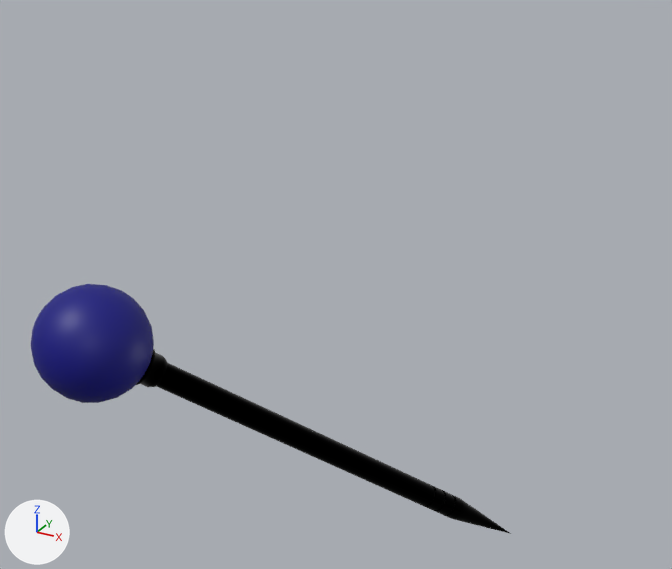
What one commit did to the glTF model public/pin/NAVY.glb.
Camera for both pictures: a 50 mm lens placed at (4.53, -18.08, 14.7), pointed at (-3.75, -3.03, 7.18). Lighting does not change. The marker at lower left points along +X, +Y and +Z. Vertices at the same position are counted once.

Objects in the first picture: 'Ball_Holder_2', 'Needle_2', 'Sphere'.
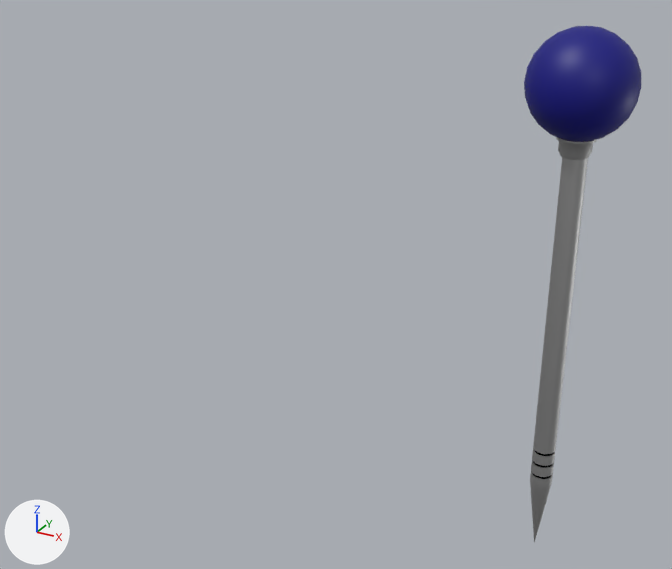
ob_pin is not drawn itself; it is the parent of ob_ball, ob_ball_holder, ob_needle.

Changed parts and their boxes [x1, y1, x2, y2] in the pictures (672 x 569 px):
'Sphere', moved, turned
    before: [31, 284, 154, 403]
    after: [524, 26, 641, 142]
'Needle_2', recoloured, moved, turned
    before: [156, 363, 511, 534]
    after: [530, 157, 588, 542]
'Ball_Holder_2', recoloured, moved, turned
    before: [136, 348, 167, 387]
    after: [556, 137, 596, 160]

Patch to the scene script:
```diff
--- a/public/pin/NAVY.glb.py
+++ b/public/pin/NAVY.glb.py
@@ mat_chrome_016 @@
+mat_chrome_016 = principled_material('Chrome.016')
+mat_chrome_016.base_color = (0.527, 0.527, 0.527)  # light grey #c0c0c0
+mat_chrome_016.metallic = 1.0
@@ me_mesh_001 @@
 me_mesh_001.from_pydata(...)  # 290 vertices, 576 faces; spans x -38.4..38.4, y -39.5..-1.1, z -38.4..38.4
-me_mesh_001.materials.append(mat_chrome)  # black #000000
+me_mesh_001.materials.append(mat_chrome_016)  # light grey #c0c0c0
@@ me_mesh @@
 me_mesh.from_pydata(...)  # 1586 vertices, 3168 faces; spans x -25.0..25.0, y 0.0..1118.0, z -25.0..25.0
 # used by ob_needle_2; parent = ob_needle; location = (0.0, 0.0, 0.0)
+# me_mesh part 1: all 2952 faces that had it switch from mat_chrome (black #000000) to mat_chrome_016 (light grey #c0c0c0)
 me_mesh.materials.append(mat_recession)
@@ ob_pin @@
 ob_pin = bpy.data.objects.new('Pin', None)
-ob_pin.location = (-0.436, -0.436, 0.436)
-ob_pin.rotation_euler = (2.356, -0.615, -0.262)  # degrees (135, -35, -15)
+ob_pin.location = (0.0, 0.0, 0.0)
+ob_pin.rotation_euler = (1.571, 0.0, 0.0)  # degrees (90, 0, 0)
 ob_pin.scale = (0.01, 0.01, 0.01)
@@ ob_needle_2 @@
 ob_needle_2.parent = ob_needle
-ob_needle_2.location = (0.0, 0.0, 0.0)
+ob_needle_2.location = (1.3, 1.3, -1.3)
```
